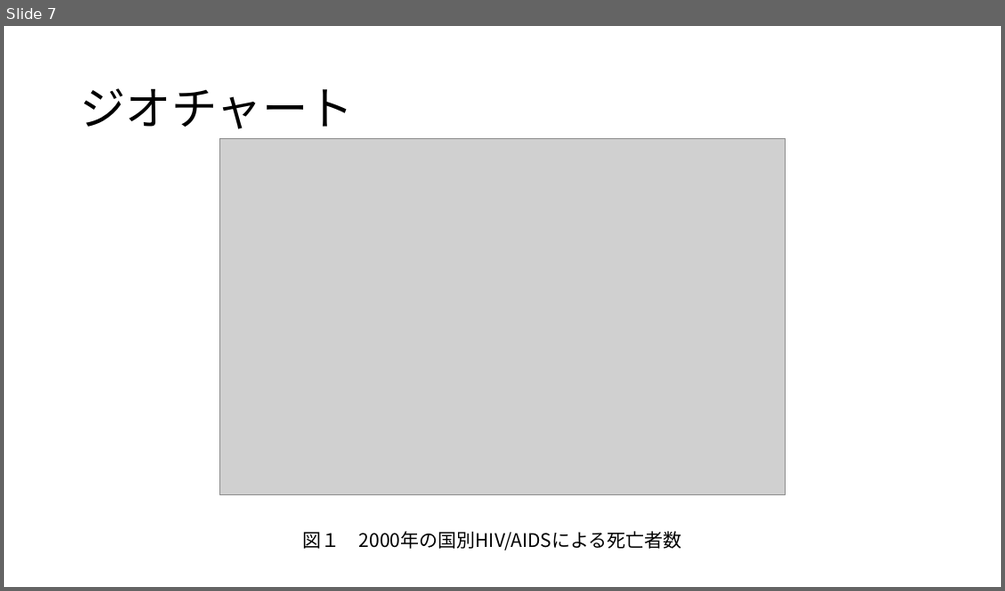
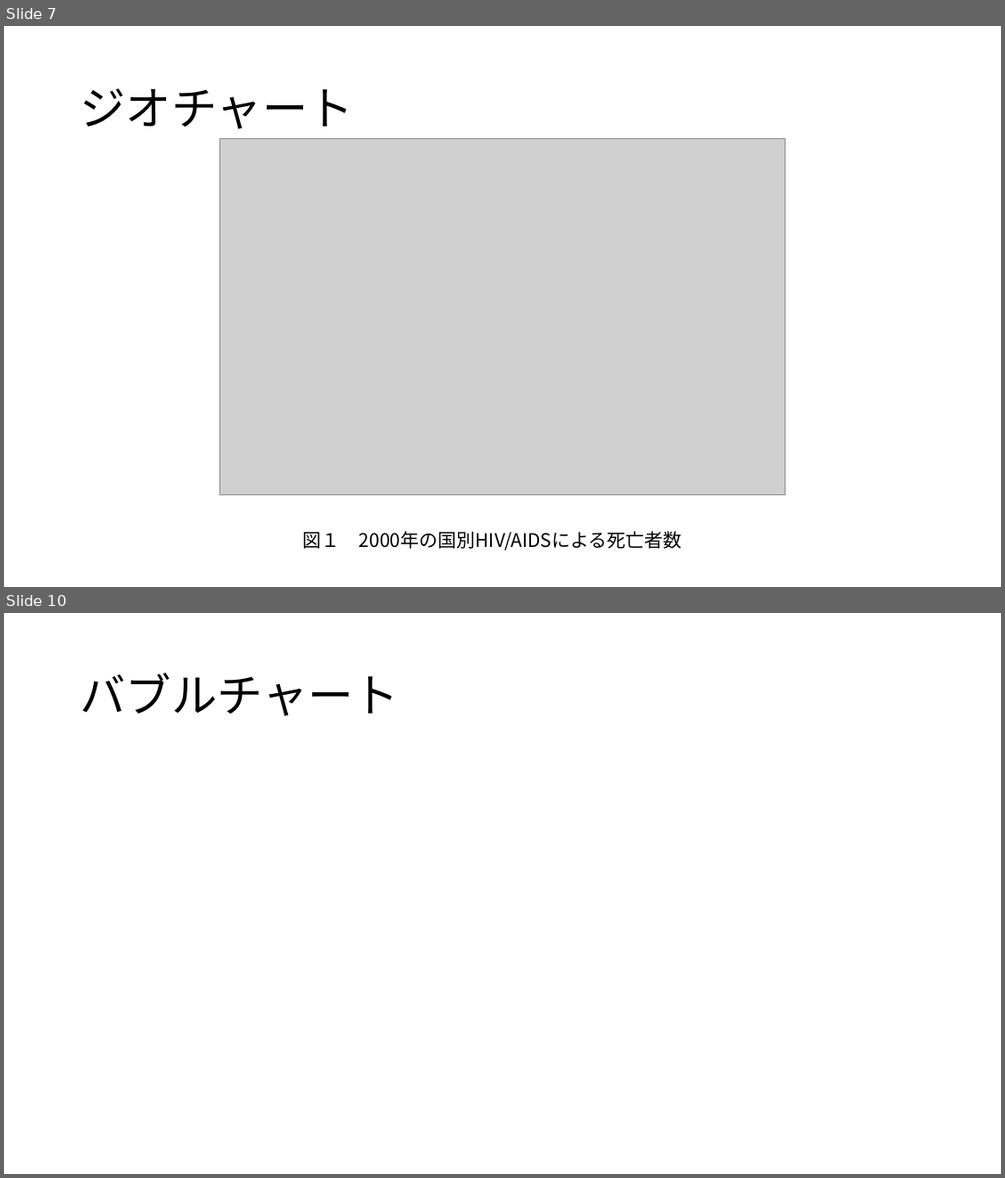
Before and after one commit to erevest-cobalt/3pro, a slide deck: 統計データの可視化.pptx. Shown one above the other, each under a label of ours: slide 7 before the commit, slides 7 and 10 after it; the slides between them are not shown. The pictures are 1005x591 and 1005x1178 pixels, drawn with LibreOffice and Linux fonts; fonts in the diff are those of the drawing; grey boxes stand for pictures. Boxes give left, top, right and bottom in pixels: in the first picture for what was removed or moved away, otherwise in the second. Text is boxed around its words. In the diff, an @@ line names an element or a change of style, - is before the commit and + after.

```diff
--- a/統計データの可視化.pptx
+++ b/統計データの可視化.pptx
@@ slide 10 added at (4, 613, 1001, 1174), background #FFFFFF @@
@@ title added at (80, 673, 399, 716), 44 pt, text #000000 @@
+バブルチャート
```
Also in this commit, not shown: 6 slides changed, 2 other slides added, 1 other file.
